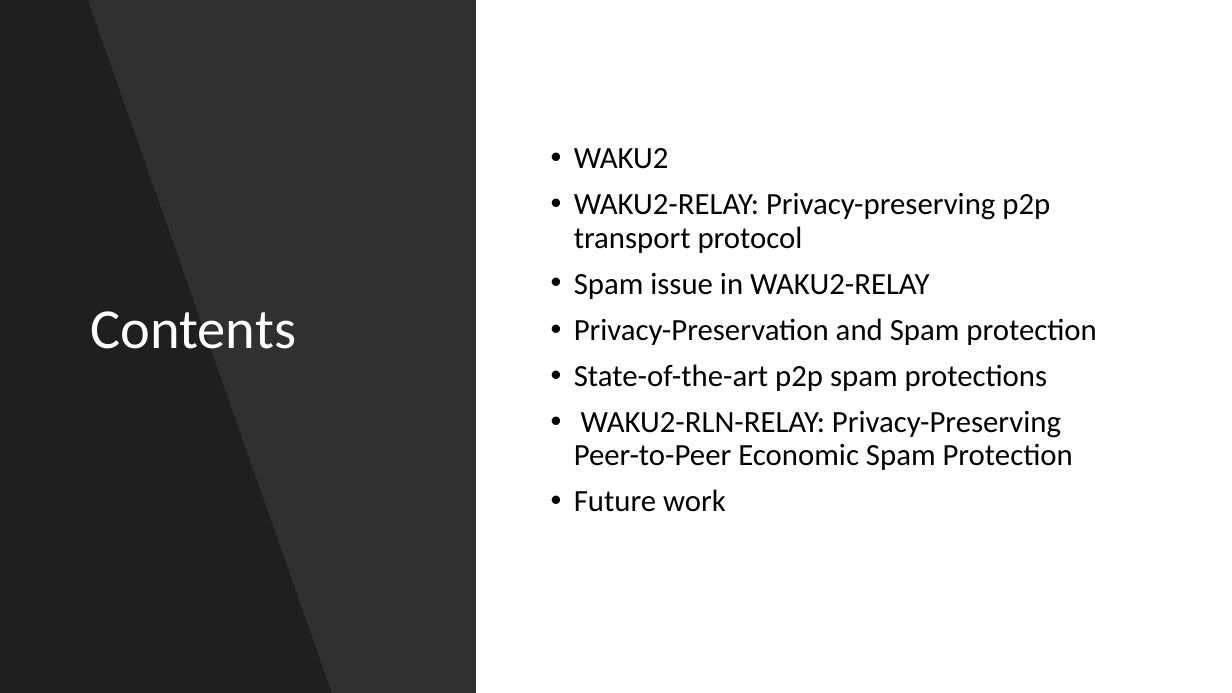
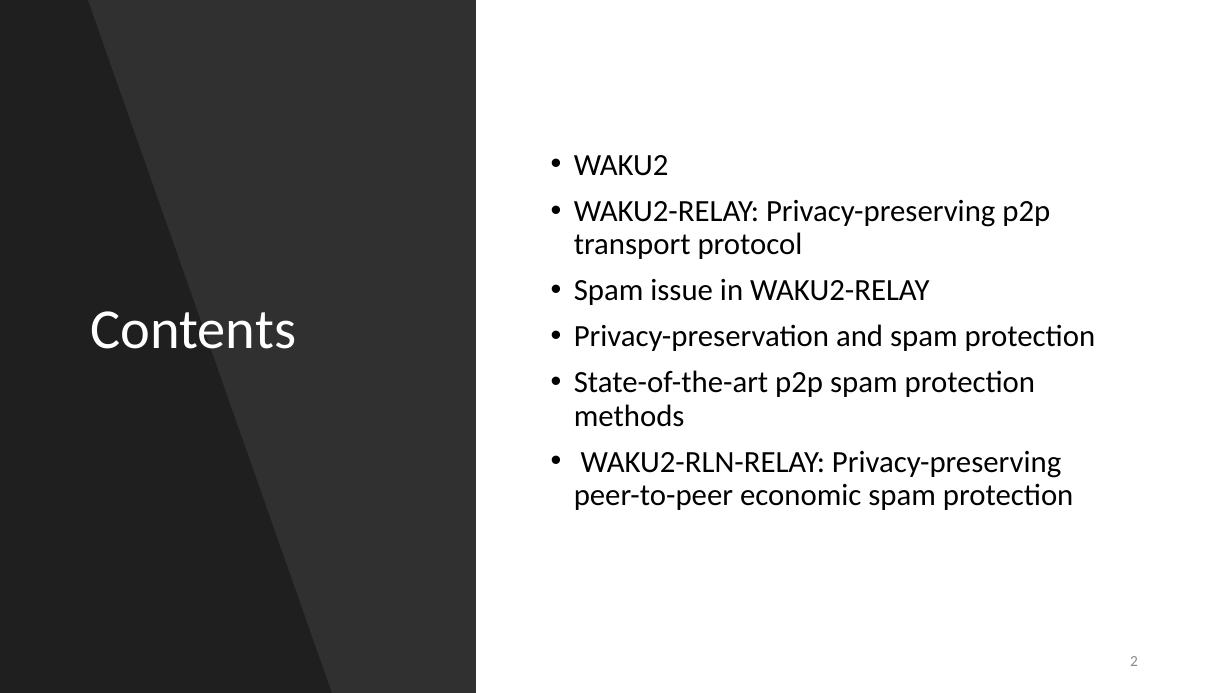
Before and after one commit to vacp2p/research, a slide deck: slide 2 of rln-research/presentations/11-2021-Tokenmics-Waku-rln-relay.pptx. Drawn at 1232x693 pixels with LibreOffice and Linux fonts; fonts in the diff are those of the drawing. Boxes give left, top, right and bottom in pixels: in the first picture for what was removed or moved away, otherwise in the second. Text is boxed around its words. In the diff, an @@ line names an element or a change of style, - is before the commit and + after.

```diff
--- a/rln-research/presentations/11-2021-Tokenmics-Waku-rln-relay.pptx
+++ b/rln-research/presentations/11-2021-Tokenmics-Waku-rln-relay.pptx
@@ text at <box>574,324,1096,510</box>: text changed @@
-• Privacy-Preservation and Spam protection
-• State-of-the-art p2p spam protections
-• WAKU2-RLN-RELAY: Privacy-Preserving
-  Peer-to-Peer Economic Spam Protection
-• Future work
+• Privacy-preservation and spam protection
+• State-of-the-art p2p spam protection methods
+• WAKU2-RLN-RELAY: Privacy-preserving
+  peer-to-peer economic spam protection
@@ page number added at <box>1130,656,1138,666</box>, 12 pt, text #8C8C8C @@
+2
```
Also in this commit, not shown: 44 other slides changed, 1 slide added, 4 slides removed.
